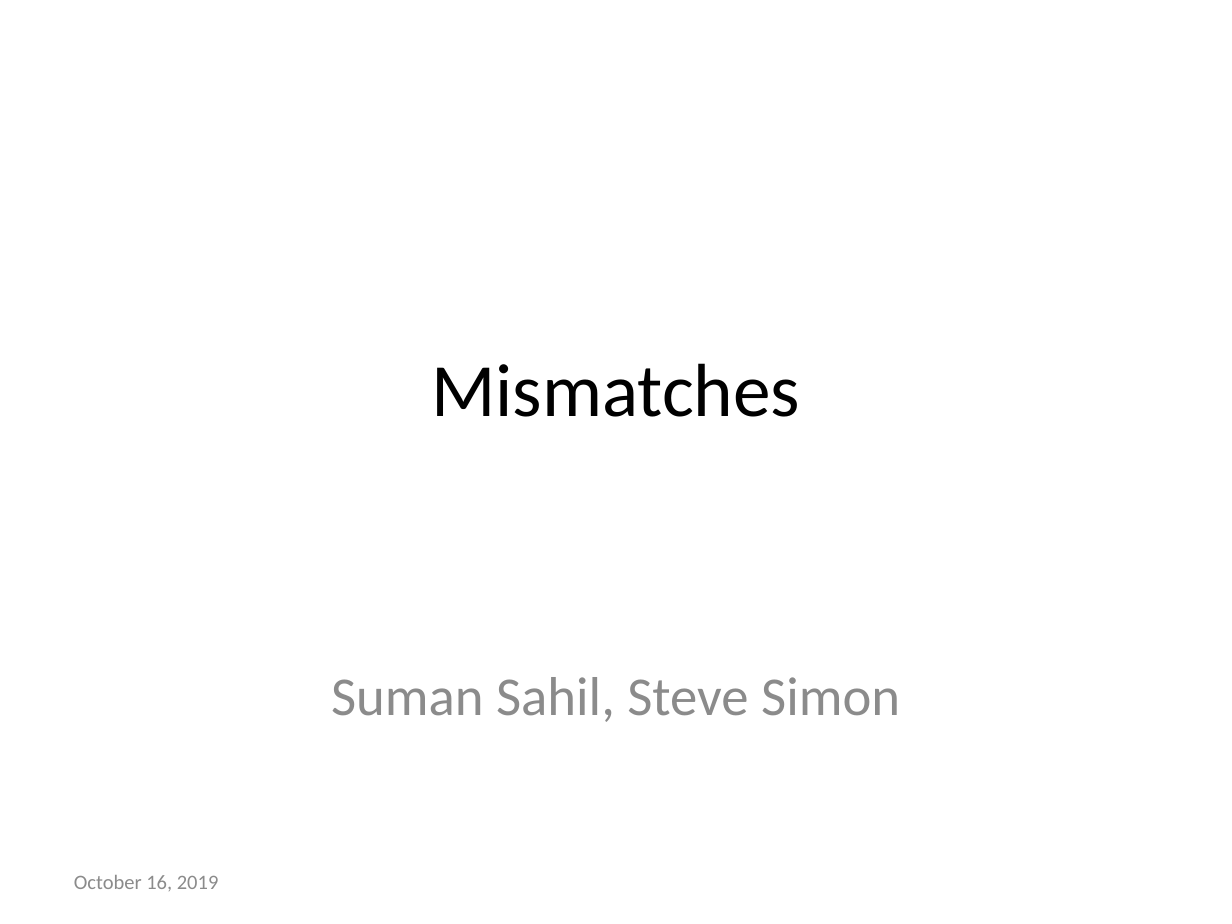
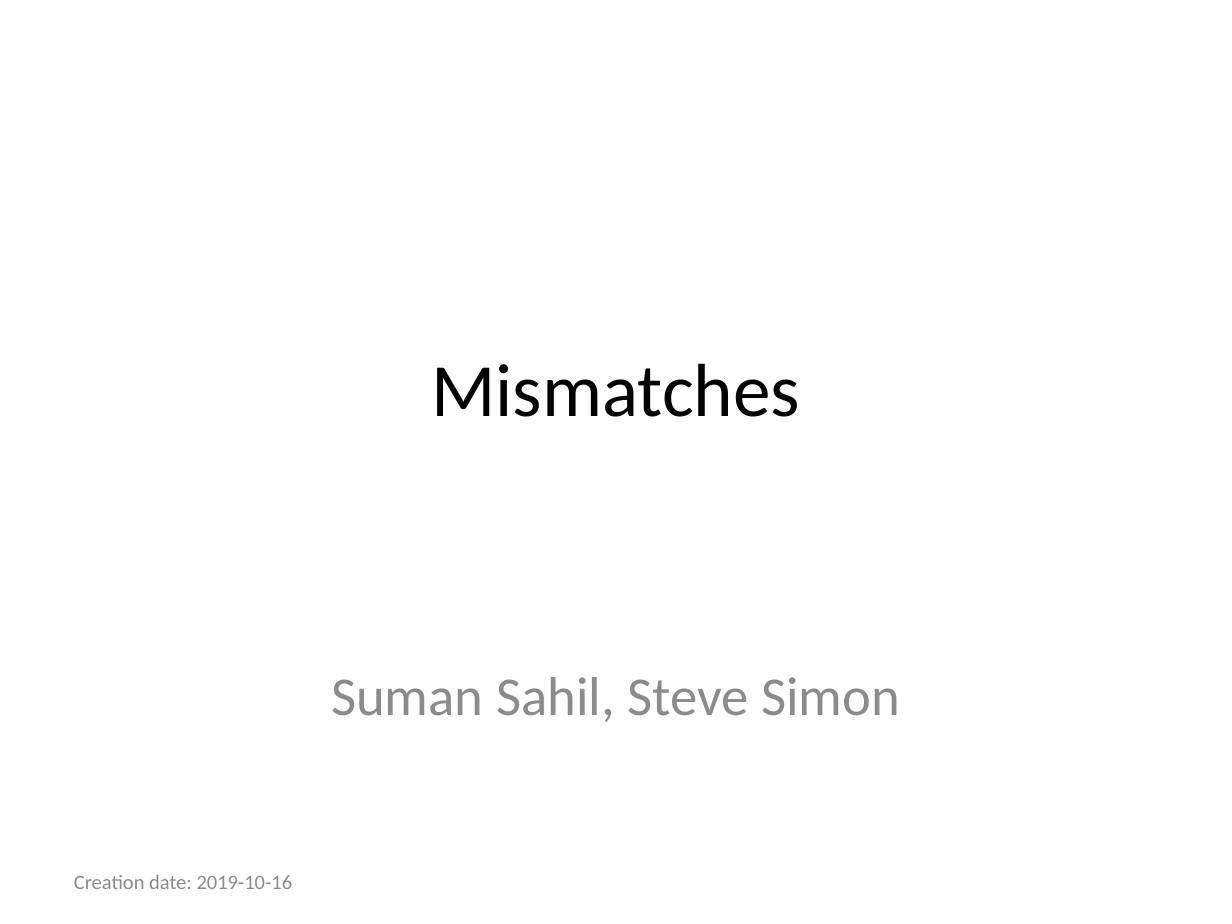
Before and after one commit to pmean/introduction-to-sql, a slide deck: slide 1 of src/mismatches.pptx. Drawn at 1232x924 pixels with LibreOffice and Linux fonts; fonts in the diff are those of the drawing. Boxes give left, top, right and bottom in pixels: in the first picture for what was removed or moved away, otherwise in the second. Text is boxed around its words. In the diff, an @@ line names an element or a change of style, - is before the commit and + after.

```diff
--- a/src/mismatches.pptx
+++ b/src/mismatches.pptx
@@ text at (x1=74, y1=875, x2=293, y2=889): text changed @@
-October 16, 2019
+Creation date: 2019-10-16
```
Also in this commit, not shown: 2 other slides changed, 11 slides added, 1 slide removed, 8 other files.
